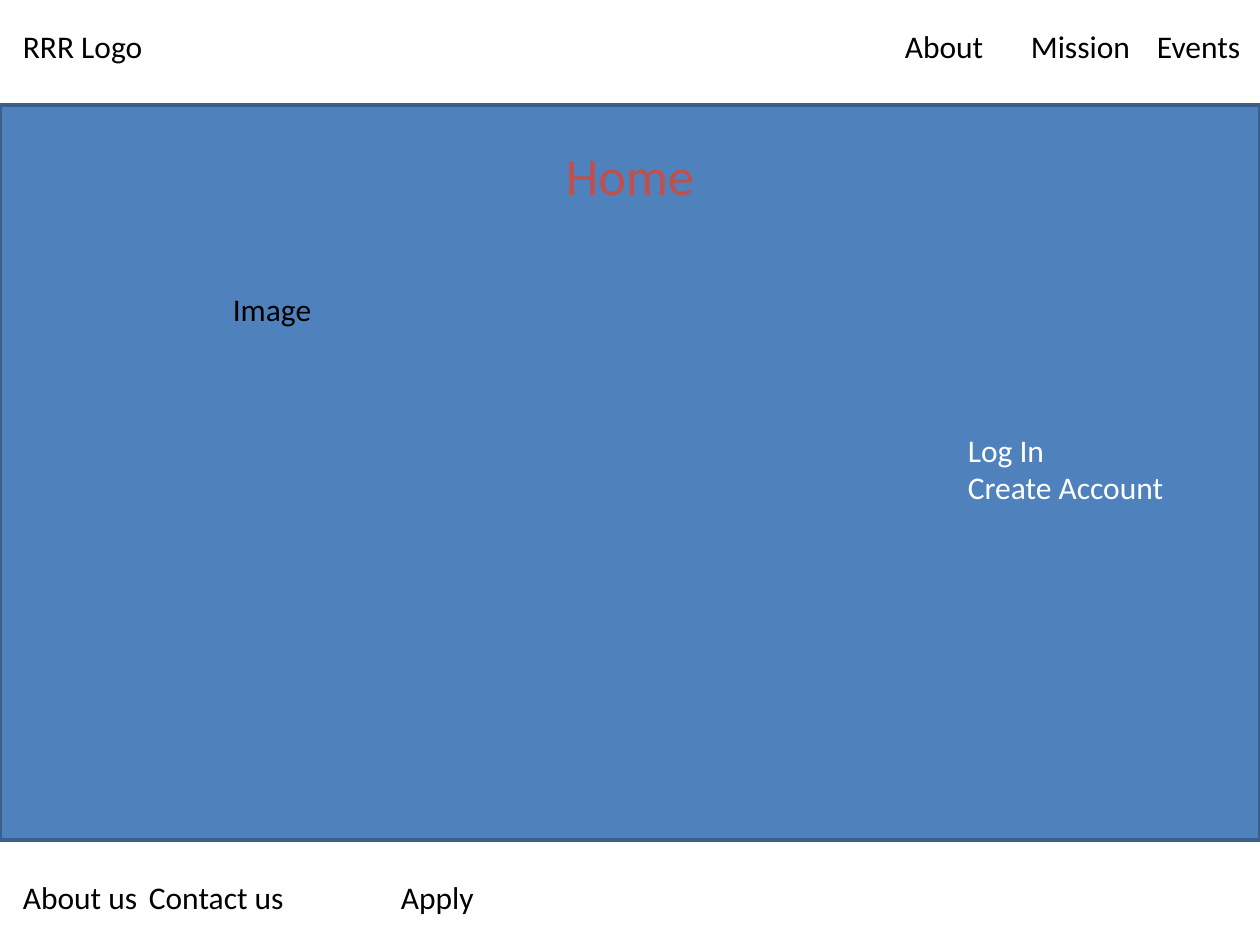
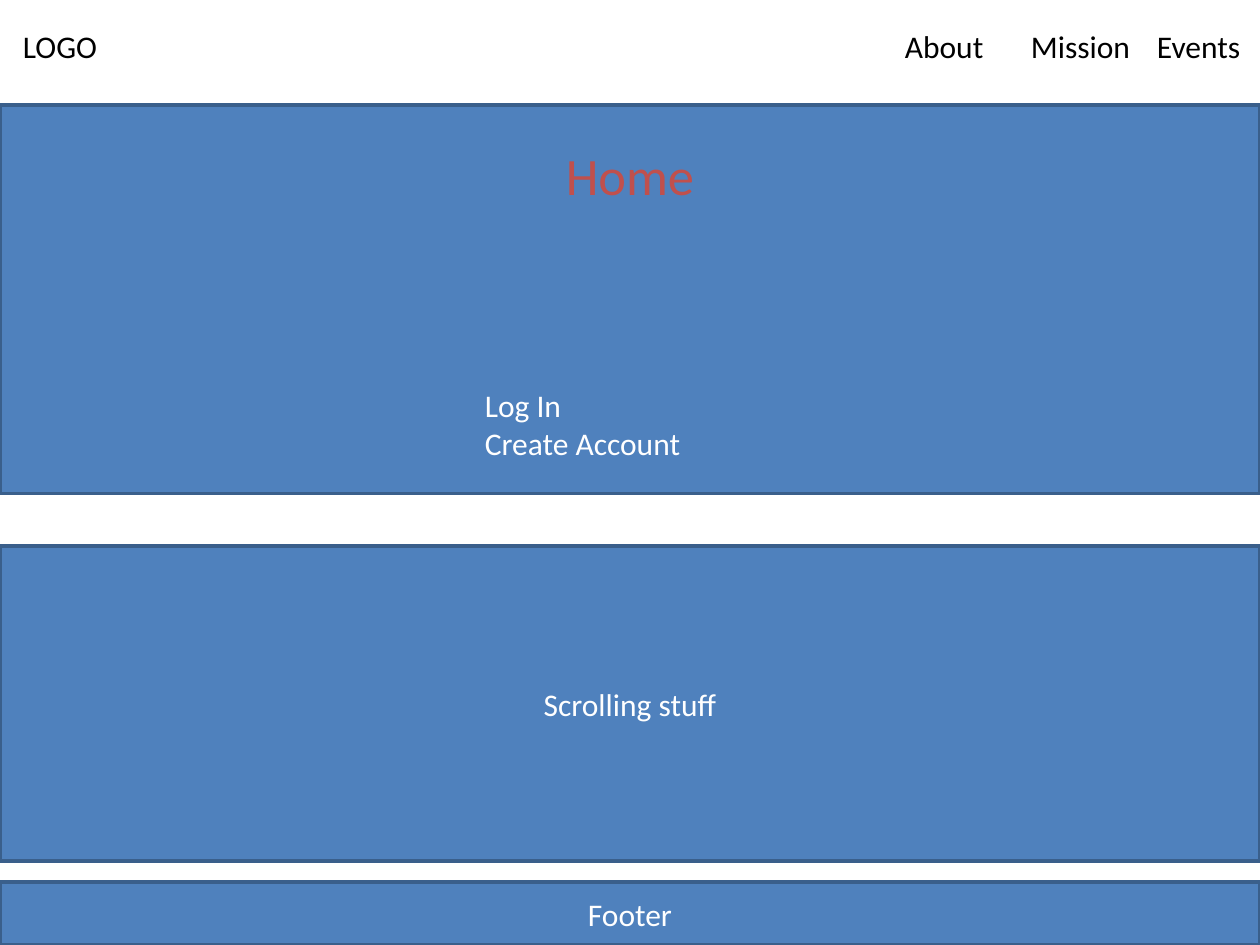
Before and after one commit to mdreid/RRR, a slide deck: slide 1 of Frontend design.pptx. Drawn at 1260x945 pixels with LibreOffice and Linux fonts; fonts in the diff are those of the drawing. Boxes give left, top, right and bottom in pixels: in the first picture for what was removed or moved away, otherwise in the second. Text is boxed around its words. In the diff, an @@ line names an element or a change of style, - is before the commit and + after.

```diff
--- a/Frontend design.pptx
+++ b/Frontend design.pptx
@@ text at [23,36,1240,59]: text changed @@
-RRR Logo About Mission Events
+LOGO About Mission Events
@@ rectangle: place and size @@
-rectangle at [0,105,1260,839]
+rectangle at [0,105,1260,493]
@@ text removed at [233,301,311,327] @@
-Image
@@ text "Log In": place and size @@
-text "Log In" at [968,442,1163,499]
+text "Log In" at [485,397,680,455]
@@ rectangle added at [0,546,1260,861], fill #4F81BD, outline #3A5F8C 2 pt, 18 pt, text #FFFFFF @@
+Scrolling stuff
@@ rectangle added at [0,882,1260,945], fill #4F81BD, outline #3A5F8C 2 pt, 18 pt, text #FFFFFF @@
+Footer
@@ text removed at [23,887,474,914] @@
-About us Contact us Apply
```
Also in this commit, not shown: 4 other slides changed, 4 slides added, 1 slide removed, 4 other files.
